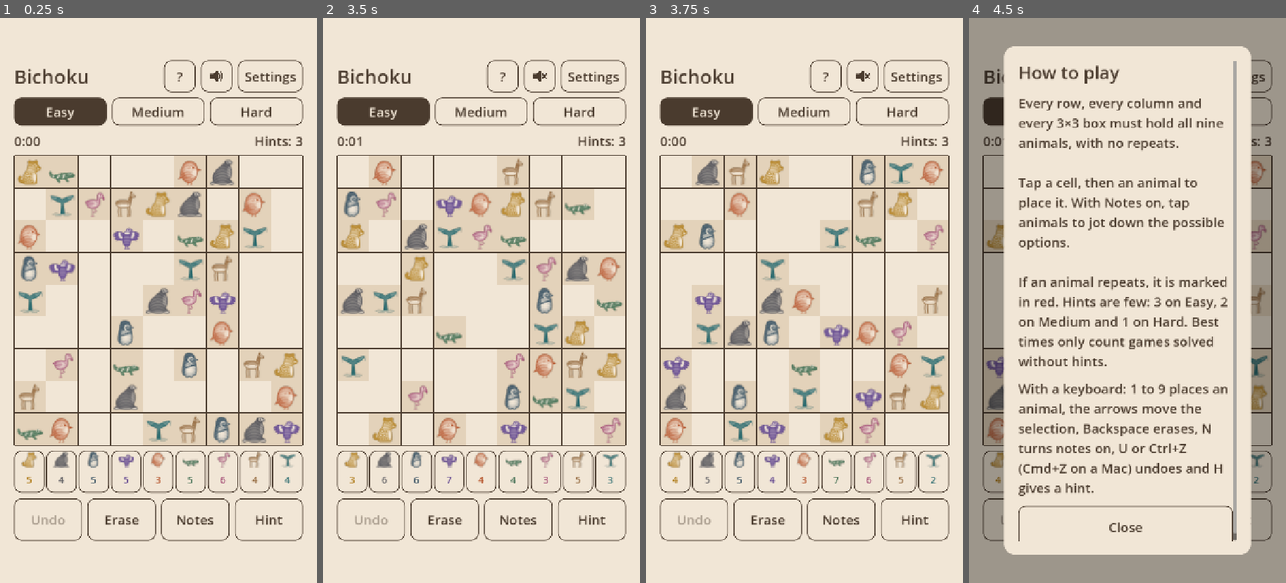
Above: before the commit, frames 1-4 (left to right).
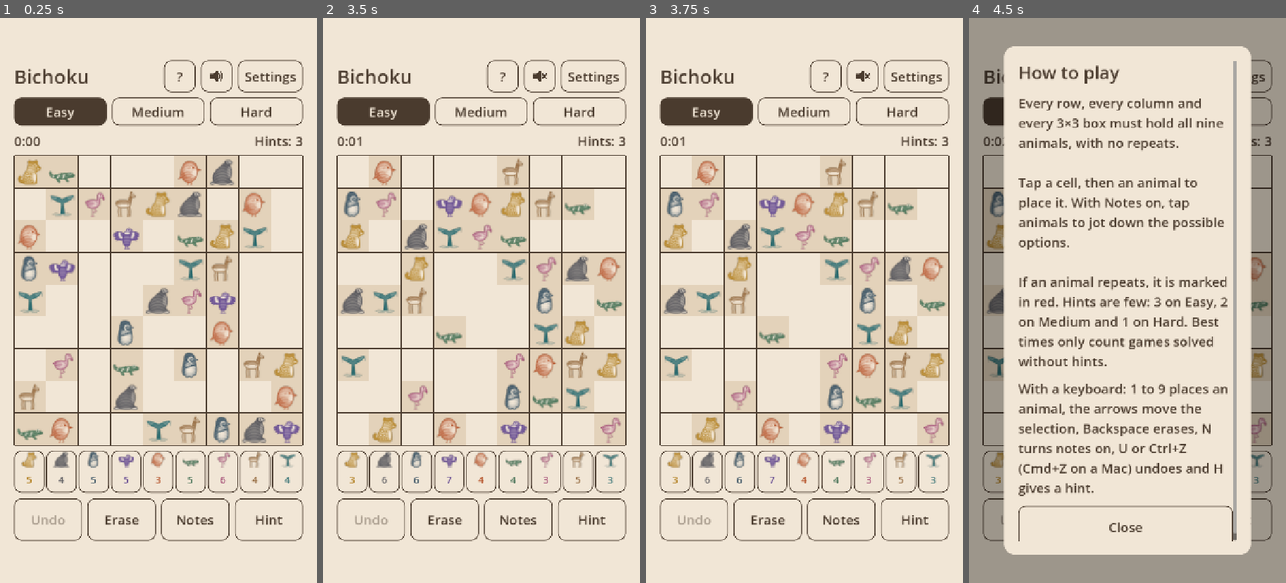
Above: after the commit, the same moments.

Repository: Churrinche-Games/bichoku
Game: Godot game, scene res://src/screen/game_screen.tscn
The game is run twice, just before and just after one commit, with the same random seed, the same clock (stepped at 60 frames per second) and the same inputs. Sound files missing from this copy of the repository are replaced by a short silence.
Inputs (mouse positions are in pixels of both pictures, inside the frame that each line leads up to):
- Up to frame 1 (0.25 s): no input
- Up to frame 2 (3.5 s): click (538, 74) at 0.5 s; click "Medium" at 1.25 s; click "Hard" at 2 s; click "Easy" at 2.75 s
- Up to frame 3 (3.75 s): click "Easy" at 3.5 s
- Up to frame 4 (4.5 s): click "?" at 4.25 s

Frames 1-2 are identical in both runs. In frame 3, 28% of the frame differs, in the area x 4-96%, y 21-83%; in frame 4, 1.7%.

Commit message:
Difficulty tabs: notes count as progress, and an untouched board isn't redealt

Diff:
--- a/src/game/game_store.gd
+++ b/src/game/game_store.gd
@@ -117,12 +117,13 @@
 	_save()
 
 
-## Starting another game would throw this one away: ask first, unless it's won or nothing was entered.
+## Starting another game would throw this one away: ask first, unless it's won or nothing (no animal,
+## no note) was entered.
 static func needs_confirm_to_discard(s: GameState) -> bool:
 	if s.won:
 		return false
 	for c in s.values.size():
-		if s.values[c] and not s.puzzle[c]:
+		if (s.values[c] and not s.puzzle[c]) or s.notes[c]:
 			return true
 	return false
 
--- a/src/screen/game_screen.gd
+++ b/src/screen/game_screen.gd
@@ -168,11 +168,15 @@
 	return _confirm_open
 
 
-## Starts a new game of that difficulty, asking first if it would throw away a game in progress.
+## Starts a new game of that difficulty, asking first if it would throw away a game in progress
+## (animals placed or notes written). An untouched board of the same difficulty stays as it is.
 func request_new_game(difficulty: StringName) -> void:
 	# A click has already toggled the tab; show the current difficulty until a new game starts.
 	_refresh()
-	if state != null and GameStore.needs_confirm_to_discard(state):
+	var progress := state != null and GameStore.needs_confirm_to_discard(state)
+	if state != null and not state.won and not progress and state.difficulty == difficulty:
+		return
+	if progress:
 		_confirm_open = true
 		var sheet := _open_sheet()
 		sheet.add_title(tr("CONFIRM_NEW_TITLE"))
--- a/tests/game/test_game_store.gd
+++ b/tests/game/test_game_store.gd
@@ -111,6 +111,12 @@
 	assert_false(GameStore.needs_confirm_to_discard(s))
 
 
+func test_notes_alone_are_progress_to_keep() -> void:
+	var s := GameState.new_game(Difficulty.EASY, 5)
+	s = Rules.input(Rules.toggle_notes(Rules.select(s, _first_empty(s))), 1)
+	assert_true(GameStore.needs_confirm_to_discard(s))
+
+
 func test_broken_save_starts_fresh() -> void:
 	var f := FileAccess.open(PATH, FileAccess.WRITE)
 	f.store_string("{not json")
--- a/tests/screen/test_game_screen.gd
+++ b/tests/screen/test_game_screen.gd
@@ -76,6 +76,28 @@
 	assert_eq(screen.state.difficulty, Difficulty.EASY, "not replaced yet")
 
 
+func test_notes_alone_ask_before_a_new_game() -> void:
+	var saved := _saved_game()
+	var screen := _screen()
+	screen.board.cell_pressed.emit(_first_empty(saved))
+	(screen.layout_parts().tools.get_child(2) as Button).pressed.emit()  # Notes
+	screen.palette_button(1).pressed.emit()
+	screen.request_new_game(Difficulty.EASY)
+	assert_true(screen.is_confirm_open())
+	assert_eq(screen.state.puzzle, saved.puzzle, "not replaced yet")
+
+
+func test_same_difficulty_without_moves_keeps_the_board() -> void:
+	var saved := _saved_game()
+	var screen := _screen()
+	var easy := screen.tab_button(Difficulty.EASY)
+	easy.button_pressed = false  # a click on the lit tab unlights it before 'pressed'
+	easy.pressed.emit()
+	assert_false(screen.is_confirm_open())
+	assert_eq(screen.state.puzzle, saved.puzzle, "same board")
+	assert_true(easy.button_pressed, "still lit")
+
+
 func test_buttons_are_big_enough_to_tap() -> void:
 	_saved_game()
 	var viewport: SubViewport = autofree(SubViewport.new())
Not shown, changed: docs/superpowers/specs/2026-11-24-bichoku-design.md
